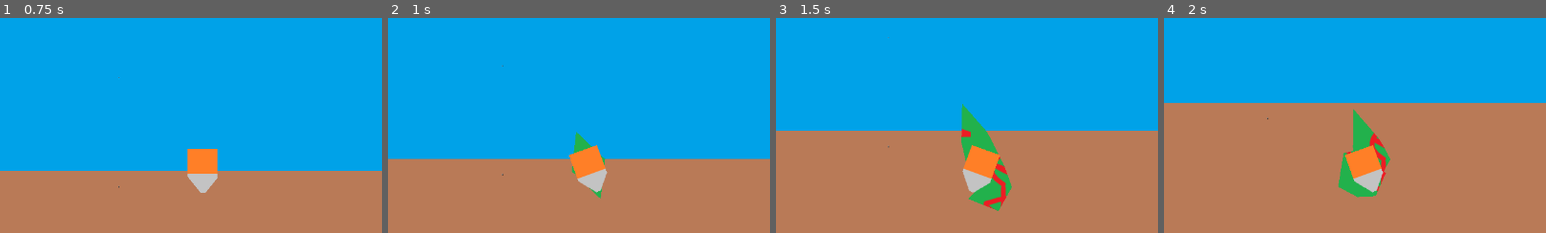
Above: before the commit, frames 1-4 (left to right).
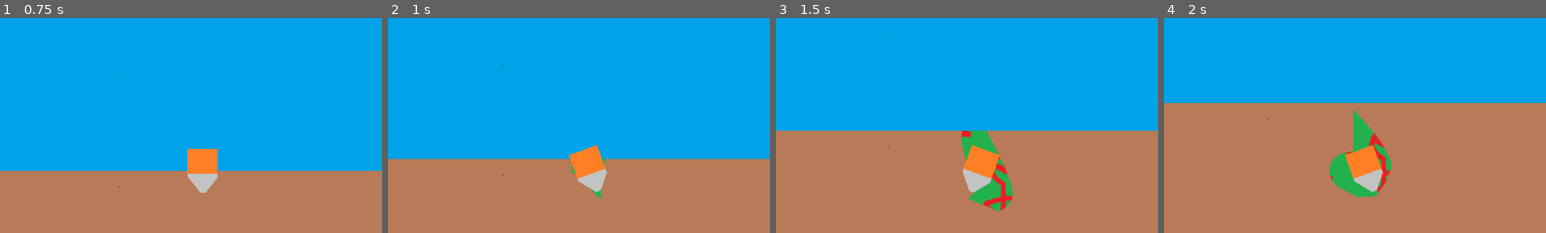
Above: after the commit, the same moments.

Repository: aNotSoCleverName/mechanicore
Game: Godot game, scene res://Main.tscn
Same seed, same stepped clock (60 frames per second), same inputs: the game is played once before the commit and once after it.
Inputs:
- Up to frame 1 (0.75 s): tap Enter at 0.5 s; hold D from 0.53 s (still down)
- Up to frame 2 (1 s): keep holding D; tap Space at 0.77 s
- Up to frame 3 (1.5 s): release D at 1.28 s; hold A from 1.28 s (still down)
- Up to frame 4 (2 s): keep holding A; tap Space at 1.52 s
The pictures show only the part of the screen within x 8-58%, y 0-50%; the shares and areas given below are measured in that part.

Frame 1 is identical in both runs. In frame 2, 0.3% of the frame differs, in the area x 48-57%, y 52-66%; in frame 3, 0.6%, in the area x 48-62%, y 40-90%; in frame 4, 0.5%.

Commit message:
Made trails joint mode round, and moved it to dirt light child

Diff:
--- a/Main.tscn
+++ b/Main.tscn
@@ -1,21 +1,8 @@
-[gd_scene load_steps=9 format=3 uid="uid://kf4x8f2aj1c7"]
+[gd_scene load_steps=4 format=3 uid="uid://kf4x8f2aj1c7"]
 
 [ext_resource type="PackedScene" uid="uid://qh6srgn7krbr" path="res://Parallax Background.tscn" id="1_tsuhl"]
-[ext_resource type="Shader" path="res://Trails.gdshader" id="2_yp2ps"]
-[ext_resource type="Script" path="res://Trails.gd" id="3_1rx8v"]
 [ext_resource type="PackedScene" uid="uid://6hg1syki30xs" path="res://Drill.tscn" id="4_76jrm"]
-[ext_resource type="Texture2D" uid="uid://dwqae6ccfw4cl" path="res://Endless Run/Placeholder - Trails.png" id="4_jc30i"]
 [ext_resource type="PackedScene" uid="uid://dx4xl0ya4o52y" path="res://Shop & Menu.tscn" id="5_lg7n8"]
-
-[sub_resource type="ShaderMaterial" id="ShaderMaterial_xc6i0"]
-shader = ExtResource("2_yp2ps")
-shader_parameter/drill_pos = null
-shader_parameter/image_texture = ExtResource("4_jc30i")
-
-[sub_resource type="Curve" id="Curve_wn452"]
-max_value = 6.0
-_data = [Vector2(0, 0), 0.0, 16.5135, 0, 0, Vector2(0.252632, 4.21978), 11.958, 11.958, 0, 0, Vector2(0.889474, 6), -0.544672, -0.544672, 0, 0, Vector2(1, 0), -134.671, 0.0, 0, 0]
-point_count = 4
 
 [node name="Main" type="HBoxContainer"]
 offset_right = 1284.0
@@ -31,11 +18,6 @@
 
 [node name="ParallaxBackground" parent="Endless Run Container/Endless Run" instance=ExtResource("1_tsuhl")]
 
-[node name="Trails" type="Line2D" parent="Endless Run Container/Endless Run"]
-material = SubResource("ShaderMaterial_xc6i0")
-width_curve = SubResource("Curve_wn452")
-script = ExtResource("3_1rx8v")
-
 [node name="Drill" parent="Endless Run Container/Endless Run" instance=ExtResource("4_76jrm")]
 position = Vector2(448, 256)
 rotation = 1.5708
--- a/Parallax Background.tscn
+++ b/Parallax Background.tscn
@@ -1,8 +1,21 @@
-[gd_scene load_steps=4 format=3 uid="uid://qh6srgn7krbr"]
+[gd_scene load_steps=9 format=3 uid="uid://qh6srgn7krbr"]
 
 [ext_resource type="Texture2D" uid="uid://ykyafn2j3yhe" path="res://Endless Run/Placeholder - BG - Dirt Dark.png" id="1_kiol2"]
 [ext_resource type="Texture2D" uid="uid://cujhhva8rlkq5" path="res://Endless Run/Placeholder - BG - Dirt Light.png" id="2_y7bbx"]
 [ext_resource type="Texture2D" uid="uid://dy1ic5h5exy3f" path="res://Endless Run/Placeholder - BG - Sky.png" id="3_0crnc"]
+[ext_resource type="Shader" path="res://Trails.gdshader" id="3_tjeuj"]
+[ext_resource type="Script" path="res://Trails.gd" id="4_wxbnv"]
+[ext_resource type="Texture2D" uid="uid://dwqae6ccfw4cl" path="res://Endless Run/Placeholder - Trails.png" id="4_yd1i5"]
+
+[sub_resource type="ShaderMaterial" id="ShaderMaterial_2mc1u"]
+shader = ExtResource("3_tjeuj")
+shader_parameter/drill_pos = null
+shader_parameter/image_texture = ExtResource("4_yd1i5")
+
+[sub_resource type="Curve" id="Curve_0jw7f"]
+max_value = 6.0
+_data = [Vector2(0, 0), 0.0, 16.5135, 0, 0, Vector2(0.252632, 4.21978), 11.958, 11.958, 0, 0, Vector2(0.889474, 6), -0.544672, -0.544672, 0, 0, Vector2(1, 0), -134.671, 0.0, 0, 0]
+point_count = 4
 
 [node name="ParallaxBackground" type="ParallaxBackground"]
 
@@ -20,6 +33,13 @@
 texture = ExtResource("2_y7bbx")
 centered = false
 
+[node name="Trails" type="Line2D" parent="Dirt Light"]
+material = SubResource("ShaderMaterial_2mc1u")
+width_curve = SubResource("Curve_0jw7f")
+joint_mode = 2
+end_cap_mode = 2
+script = ExtResource("4_wxbnv")
+
 [node name="Sky" type="ParallaxLayer" parent="."]
 motion_mirroring = Vector2(896, 0)
 
